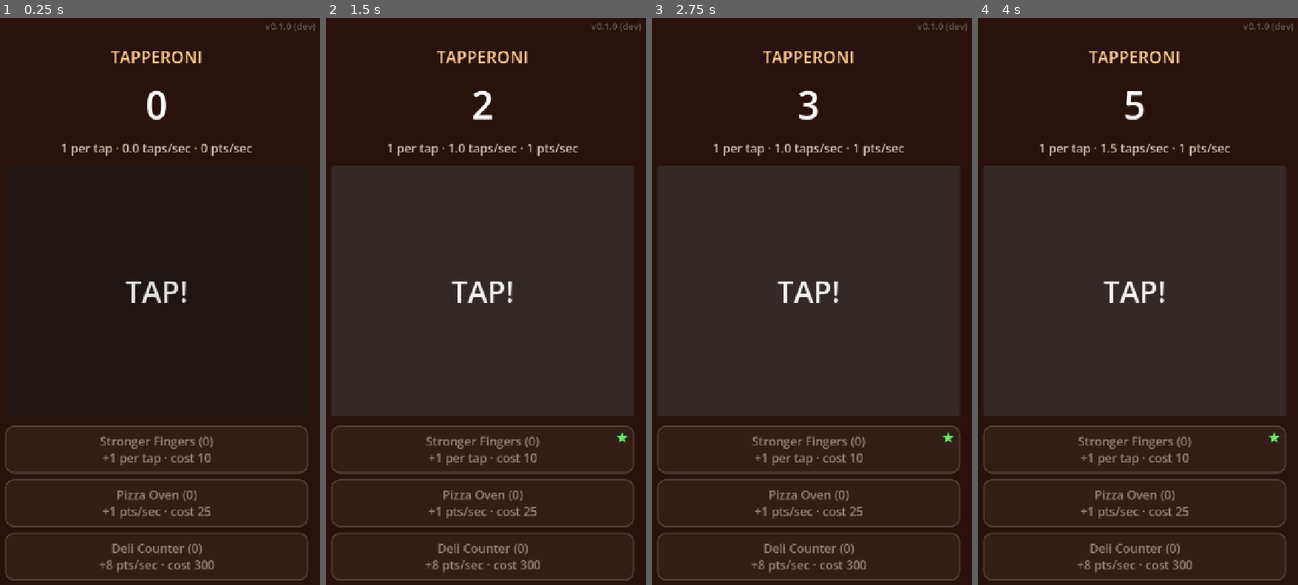
Above: before the commit, frames 1-4 (left to right).
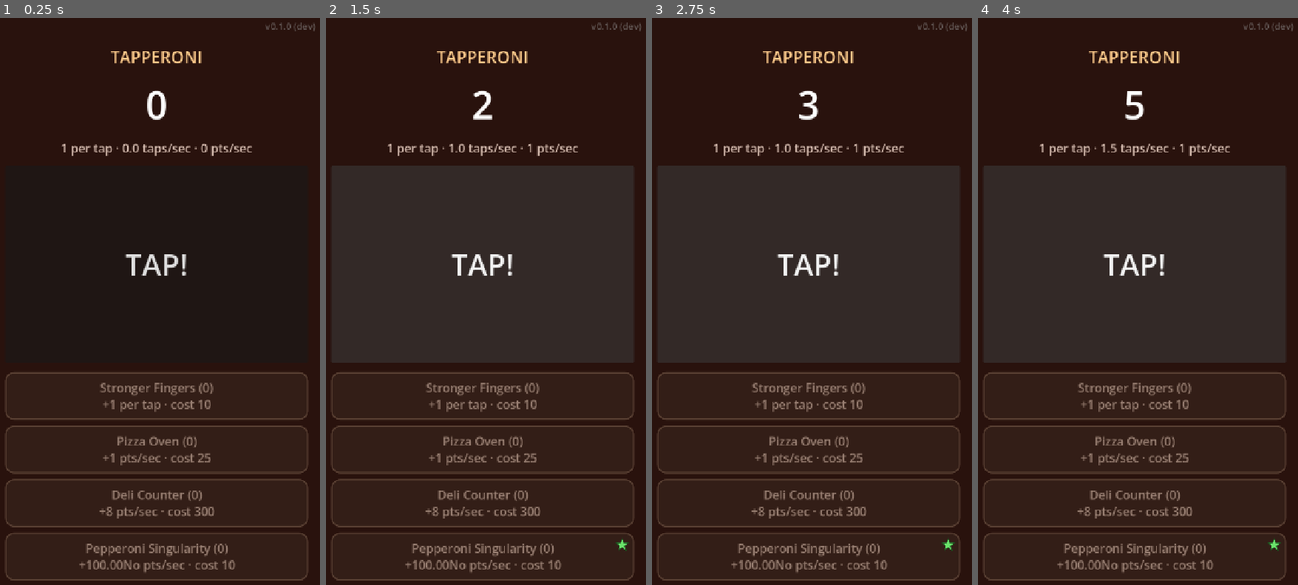
Above: after the commit, the same moments.

Repository: DukeOfEtiquette/tapperoni
Game: Godot game, scene res://scenes/main.tscn
Two runs of this game, one before a commit and one after it. Both use one fixed random seed, a clock stepped at 60 frames per second and the inputs below.
Inputs:
- Up to frame 1 (0.25 s): no input
- Up to frame 2 (1.5 s): click "TAP!" at 0.5 s; click "TAP!" at 1.25 s
- Up to frame 3 (2.75 s): click "TAP!" at 2 s
- Up to frame 4 (4 s): tap Enter at 2.75 s; tap Space at 3.5 s

The runs differ from the first frame. In frame 1, 3.7% of the frame differs, in the area x 1-97%, y 41-98%; in frame 2, 4.9%; in frame 3, 4.9%; in frame 4, 4.9%.

Commit message:
Robust number formatting, a headless test runner, and a big-number test upgrade
- format_number rounds before picking the suffix or exponent (999,999,999
  is 1.00B, 1e36 is 1.00e36, not 1000.00M / 10.00e35), shows INF as
  "Infinity" instead of failing, and handles negatives.
- tests/: run_tests.gd runs every test_*() in tests/test_*.gd headless
  and exits non-zero on any failure, unloadable file or empty match.
  bin/phone check runs them; bin/phone test [filter] runs only them. They're
  excluded from the APK.
- "Pepperoni Singularity": a deliberately unbalanced test upgrade
  (Stronger Fingers' cost curve, +1e32 pts/sec each) that reaches
  scientific notation in ~2.5 minutes of hold-to-buy. Remove before release.
- README/CLAUDE.md: plain floats are fine to ~1e308; a big-number type is
  only needed beyond that. Document the tests.

Co-Authored-By: Claude Opus 5.5 <noreply@anthropic.com>

Diff:
--- a/scripts/game.gd
+++ b/scripts/game.gd
@@ -22,6 +22,11 @@
 		"base_cost": 25.0, "cost_growth": 1.15, "per_tap": 0.0, "per_second": 1.0},
 	"deli": {"name": "Deli Counter",
 		"base_cost": 300.0, "cost_growth": 1.17, "per_tap": 0.0, "per_second": 8.0},
+	# FOR TESTING, deliberately unbalanced: Stronger Fingers' cost curve with absurd income, to
+	# push numbers through every suffix into scientific notation (1e36) in ~2.5 minutes of
+	# hold-to-buy. Remove before a real release.
+	"singularity": {"name": "Pepperoni Singularity",
+		"base_cost": 10.0, "cost_growth": 1.15, "per_tap": 0.0, "per_second": 1e32},
 }
 
 ## Number suffixes for format_number(), one per factor of 1000.
@@ -184,10 +189,17 @@
 
 # ---- formatting ------------------------------------------------------------------------------
 
-## 1234 -> "1,234", 1234567 -> "1.23M"; beyond the suffixes, scientific notation.
-## Note: floats lose precision past ~1e15 and overflow at ~1e308. Swap in a mantissa/exponent
-## number type before the economy gets that big.
+## 1234 -> "1,234", 1234567 -> "1.23M"; beyond the suffixes, scientific ("1.00e36").
+## Rounds first, then picks the suffix or exponent, so 999,999,999 is "1.00B", not "1000.00M".
+## Plain floats are fine up to ~1e308 (past ~1e16 they drop digits nobody sees); beyond that
+## they're INF, shown as "Infinity" rather than failing.
 static func format_number(n: float) -> String:
+	if is_nan(n):
+		return "?"
+	if n < 0.0:
+		return "-" + format_number(-n)
+	if is_inf(n):
+		return "Infinity"
 	n = floor(n)
 	if n < 1e6:
 		var s := str(int(n))
@@ -197,7 +209,21 @@
 				out += ","
 			out += s[i]
 		return out
-	var tier := int(floor(log(n) / log(1000.0)))
+	# log() can land a hair either side of a whole number (log10(1e36) -> 35.999...), so check.
+	var exponent := int(floor(log(n) / log(10.0)))
+	if pow(10.0, exponent) > n:
+		exponent -= 1
+	elif pow(10.0, exponent + 1) <= n:
+		exponent += 1
+	var tier := exponent / 3
 	if tier < SUFFIXES.size():
-		return "%.2f%s" % [n / pow(1000.0, tier), SUFFIXES[tier]]
-	return "%.2fe%d" % [n / pow(10.0, floor(log(n) / log(10.0))), int(floor(log(n) / log(10.0)))]
+		var value := n / pow(1000.0, tier)
+		if snappedf(value, 0.01) < 1000.0:
+			return "%.2f%s" % [value, SUFFIXES[tier]]
+		if tier + 1 < SUFFIXES.size():   # rounds up into the next suffix
+			return "%.2f%s" % [value / 1000.0, SUFFIXES[tier + 1]]
+	var mantissa := n / pow(10.0, exponent)
+	if snappedf(mantissa, 0.01) >= 10.0:   # rounds up to the next power of ten
+		mantissa /= 10.0
+		exponent += 1
+	return "%.2fe%d" % [mantissa, exponent]
--- /dev/null
+++ b/tests/run_tests.gd
@@ -0,0 +1,38 @@
+extends SceneTree
+## Runs the test_*() methods of every tests/test_*.gd file, headless, and exits non-zero if any
+## fail. bin/phone check runs it; locally:
+##   godot --headless --path . -s res://tests/run_tests.gd [-- <filter>]
+## With a filter, only tests whose "file.method" name contains it run.
+## Everything runs in _initialize, before autoloads like Game process a frame or touch the save.
+
+const TESTS_DIR := "res://tests"
+
+
+func _initialize() -> void:
+	var args := OS.get_cmdline_user_args()
+	var filter: String = args[0] if not args.is_empty() else ""
+	var ran := 0
+	var failed := 0
+	for file: String in DirAccess.get_files_at(TESTS_DIR):
+		if not (file.begins_with("test_") and file.ends_with(".gd")) or file == "test_case.gd":
+			continue
+		var script: GDScript = load(TESTS_DIR.path_join(file))
+		if script == null or not script.can_instantiate():   # e.g. a parse error, printed above
+			failed += 1
+			print("FAIL %s: doesn't load" % file)
+			continue
+		var suite: Object = script.new()
+		for method: Dictionary in suite.get_method_list():
+			var test_name := "%s.%s" % [file.get_basename(), method.name]
+			if not method.name.begins_with("test_") or (filter != "" and not test_name.contains(filter)):
+				continue
+			ran += 1
+			suite.failures.clear()
+			suite.call(method.name)
+			if not suite.failures.is_empty():
+				failed += 1
+				print("FAIL %s" % test_name)
+				for f: String in suite.failures:
+					print("     %s" % f)
+	print("tests: %d run, %d failed" % [ran, failed])
+	quit(1 if failed > 0 or ran == 0 else 0)
--- /dev/null
+++ b/tests/test_case.gd
@@ -0,0 +1,10 @@
+extends RefCounted
+## Base for test files: extend this, write test_*() methods, and check with expect_eq().
+## run_tests.gd finds and runs them.
+
+var failures: Array[String] = []   ## what failed in the current test; the runner clears it
+
+
+func expect_eq(actual: Variant, expected: Variant, what: String = "") -> void:
+	if actual != expected:
+		failures.append("%sexpected %s, got %s" % [what + ": " if what else "", var_to_str(expected), var_to_str(actual)])
--- /dev/null
+++ b/tests/test_format_number.gd
@@ -0,0 +1,51 @@
+extends "res://tests/test_case.gd"
+## Game.format_number: commas, suffixes, scientific notation, and the edges between them.
+
+const GameScript := preload("res://scripts/game.gd")   ## static functions only; not the autoload
+
+
+func test_small_numbers_get_commas() -> void:
+	expect_eq(GameScript.format_number(0), "0")
+	expect_eq(GameScript.format_number(999), "999")
+	expect_eq(GameScript.format_number(1000), "1,000")
+	expect_eq(GameScript.format_number(1234.9), "1,234", "fractions are floored")
+	expect_eq(GameScript.format_number(999_999), "999,999")
+
+
+func test_suffixes() -> void:
+	expect_eq(GameScript.format_number(1e6), "1.00M")
+	expect_eq(GameScript.format_number(1_234_567), "1.23M")
+	expect_eq(GameScript.format_number(45_600_000_000), "45.60B")
+	expect_eq(GameScript.format_number(999_994_000), "999.99M")
+
+
+## A value that rounds up to 1000 of a suffix is shown as 1.00 of the next one.
+func test_rounding_up_moves_to_the_next_suffix() -> void:
+	for tier: int in range(3, GameScript.SUFFIXES.size()):   # from B: 999,999 stays 999,999
+		var n := 0.999999 * pow(1000.0, tier)
+		expect_eq(GameScript.format_number(n), "1.00" + GameScript.SUFFIXES[tier], "0.999999e%d" % (tier * 3))
+	expect_eq(GameScript.format_number(0.999999e36), "1.00e36", "past the last suffix")
+
+
+## Every power of ten from 1e6 up, at the exact value and just below it.
+func test_powers_of_ten() -> void:
+	for e: int in range(6, 309):
+		var tier := e / 3
+		var expected: String = ("%.2f" % pow(10.0, e % 3)) + GameScript.SUFFIXES[tier] if tier < GameScript.SUFFIXES.size() else "1.00e%d" % e
+		expect_eq(GameScript.format_number(pow(10.0, e)), expected, "1e%d" % e)
+		if e > 6:   # just below rounds up to the same text (999,999 doesn't: it's under 1e6)
+			expect_eq(GameScript.format_number(pow(10.0, e) * 0.999999), expected, "0.999999e%d" % e)
+
+
+func test_scientific() -> void:
+	expect_eq(GameScript.format_number(1.5e40), "1.50e40")
+	expect_eq(GameScript.format_number(1.79e308), "1.79e308")
+
+
+func test_not_finite_or_negative() -> void:
+	expect_eq(GameScript.format_number(INF), "Infinity")
+	expect_eq(GameScript.format_number(-INF), "-Infinity")
+	expect_eq(GameScript.format_number(NAN), "?")
+	expect_eq(GameScript.format_number(-1234), "-1,234")
+	expect_eq(GameScript.format_number(-123), "-123")
+	expect_eq(GameScript.format_number(-2.5e6), "-2.50M")
Not shown, changed: export_presets.cfg
Not shown, added: tests/run_tests.gd.uid
Not shown, added: tests/test_case.gd.uid
Not shown, added: tests/test_format_number.gd.uid
Not shown, changed: CLAUDE.md
